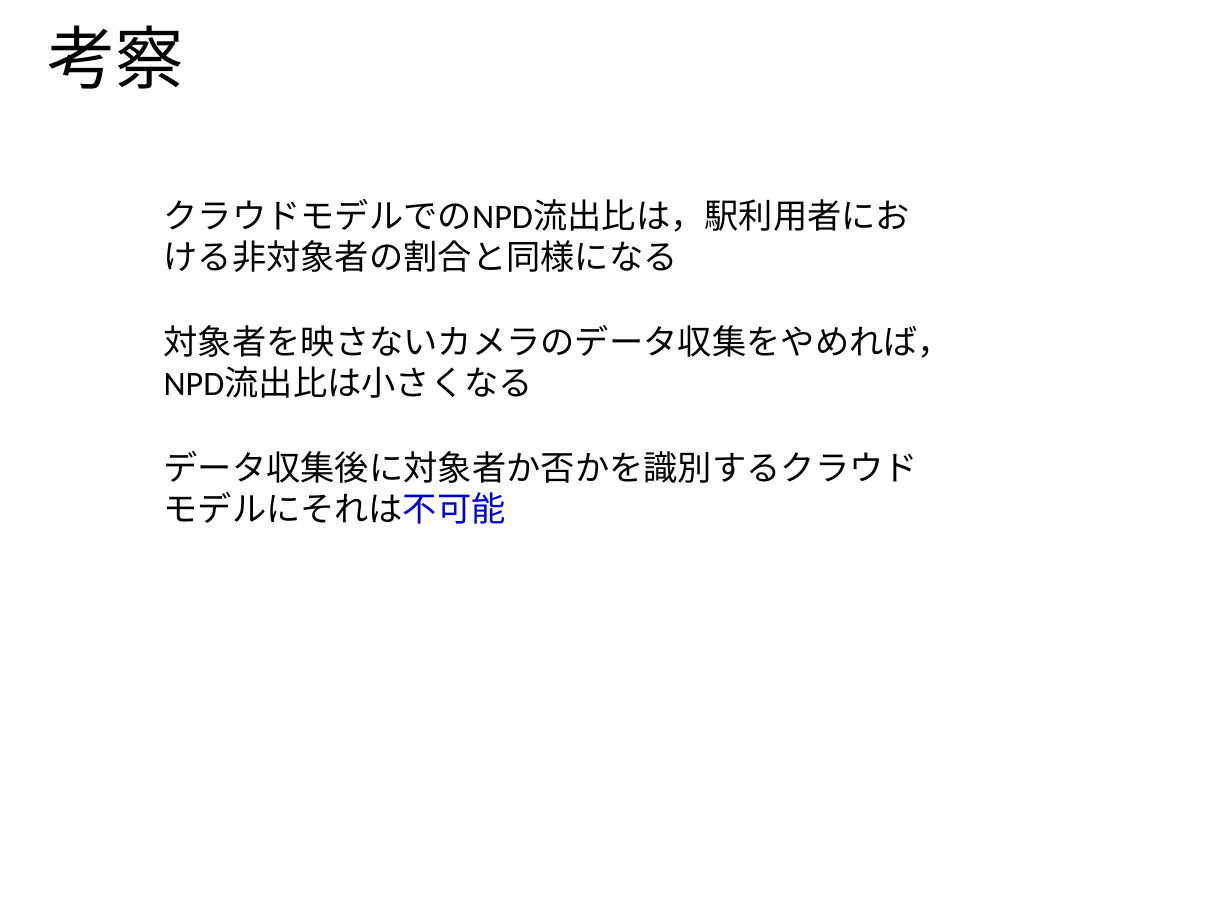
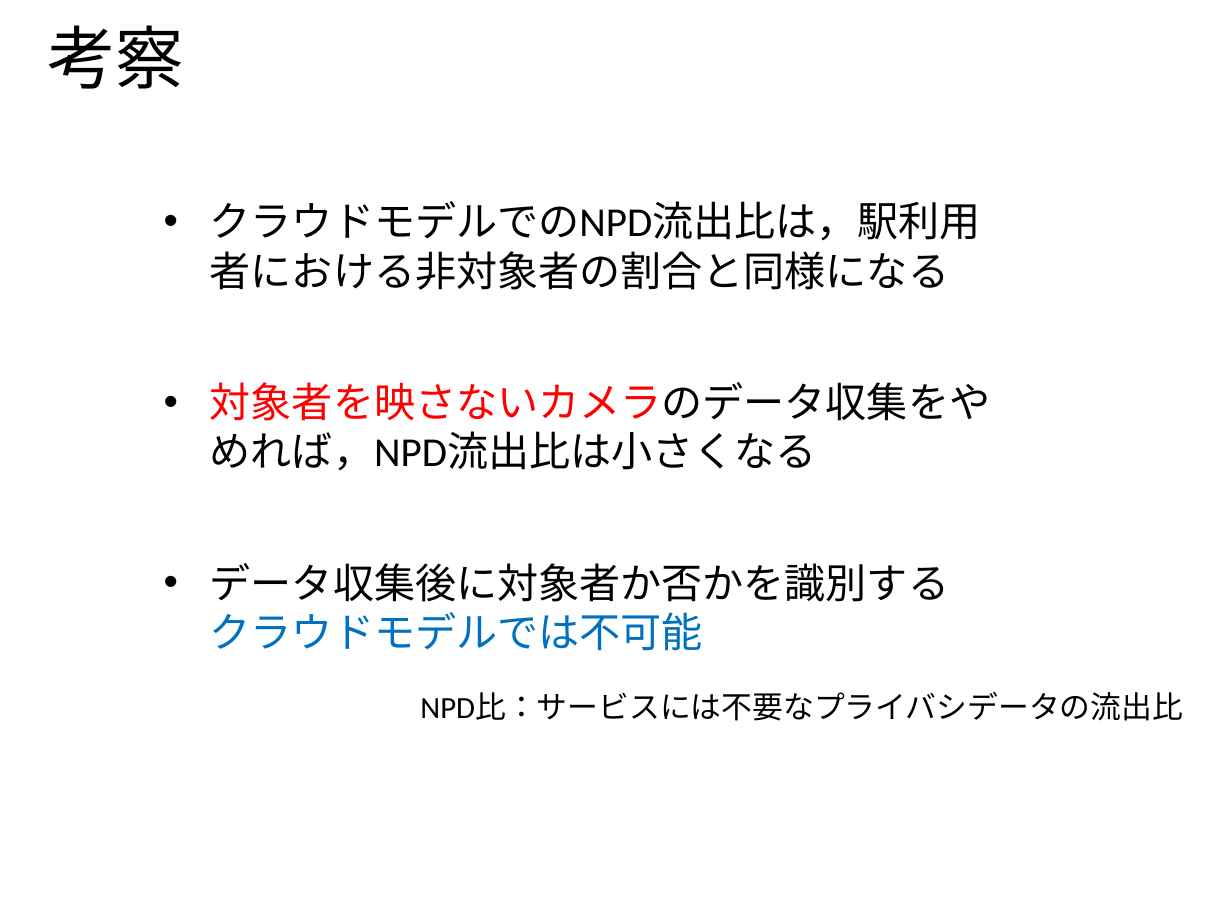
Before and after one commit to ao-megane/LplcOpenDataConverter, a slide deck: slide 27 of LplcOpenDataConverter/LplcOpenDataConverter/プレゼン/多地点カメラを用いた見守りサービスにおける第三者のプライバシデータ流出比の定量評価.pptx (slide 29 before the commit). Drawn at 1232x924 pixels with LibreOffice and Linux fonts; fonts in the diff are those of the drawing; background and template pictures are left out. Boxes give left, top, right and bottom in pixels: in the first picture for what was removed or moved away, otherwise in the second. Text is boxed around its words. In the diff, an @@ line names an element or a change of style, - is before the commit and + after.

```diff
--- a/LplcOpenDataConverter/LplcOpenDataConverter/プレゼン/多地点カメラを用いた見守りサービスにおける第三者のプライバシデータ流出比の定量評価.pptx
+++ b/LplcOpenDataConverter/LplcOpenDataConverter/プレゼン/多地点カメラを用いた見守りサービスにおける第三者のプライバシデータ流出比の定量評価.pptx
@@ text "クラウドモデルでのNPD流出比は，駅利用者における非対象者の割合と同様になる" at [210,201,981,290]: size 20 to 24 pt; bullet none to • @@
@@ text "対象者を映さないカメラのデータ収集をやめれば，NPD流出比は小さくなる": place and size @@
-text "対象者を映さないカメラのデータ収集をやめれば，NPD流出比は小さくなる" at [164,325,953,398]
+text "対象者を映さないカメラのデータ収集をやめれば，NPD流出比は小さくなる" at [210,382,990,471]
@@ text "対象者を映さないカメラのデータ収集をやめれば，NPD流出比は小さくなる" at [210,382,990,471]: size 20 to 24 pt; text colour #000000 to #FF0000 in "対象者を映さないカメラのデータ収集をやめれば，NPD流出比は小さくなる"; bullet none to • @@
@@ text at [210,563,949,651]: text changed; size 20 to 24 pt @@
-データ収集後に対象者か否かを識別するクラウドモデルにそれは不可能
+• データ収集後に対象者か否かを識別する
+  クラウドモデルでは不可能
@@ text added at [420,692,1183,721], 18 pt, text #000000 @@
+NPD比：サービスには不要なプライバシデータの流出比
```
Also in this commit, not shown: 18 other slides changed, 8 slides added, 9 slides removed, 1 other file.
